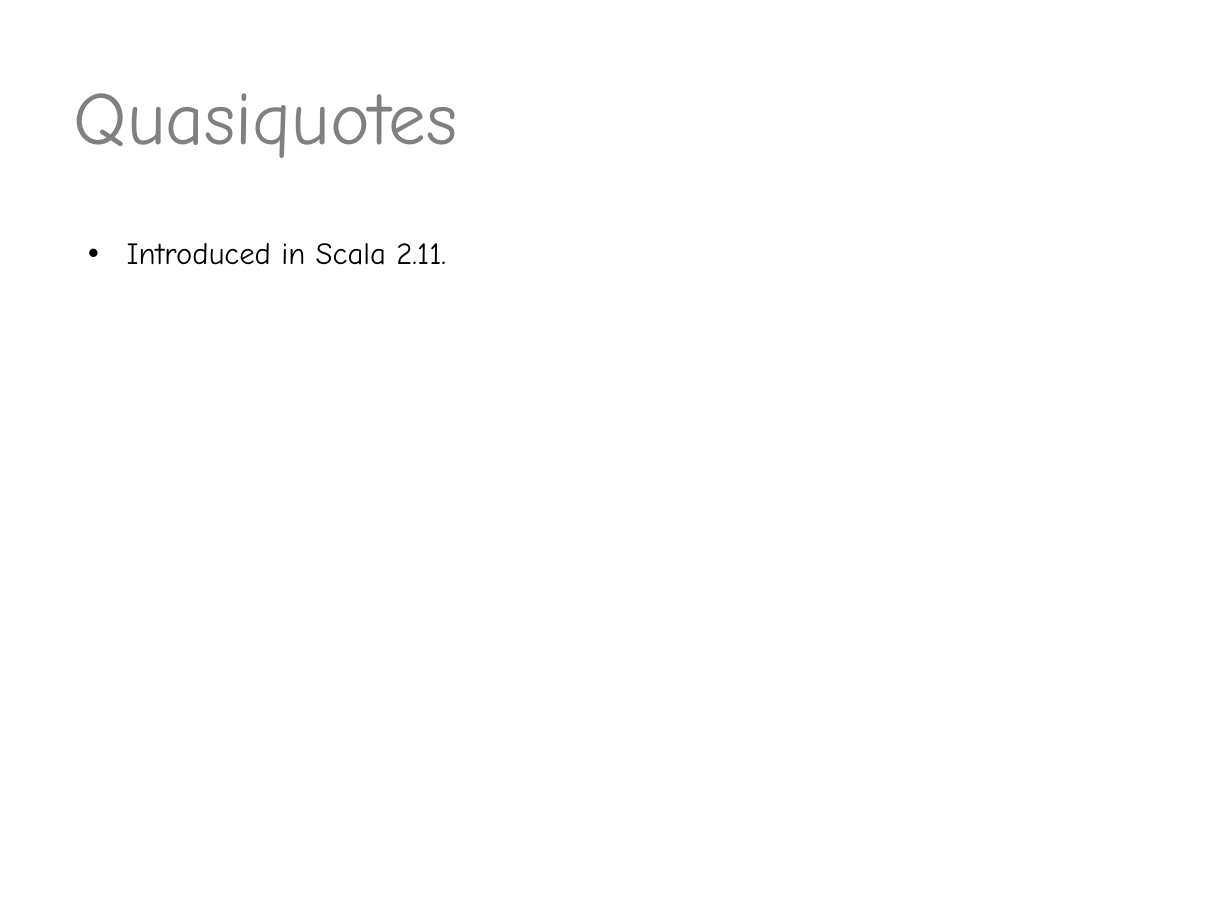
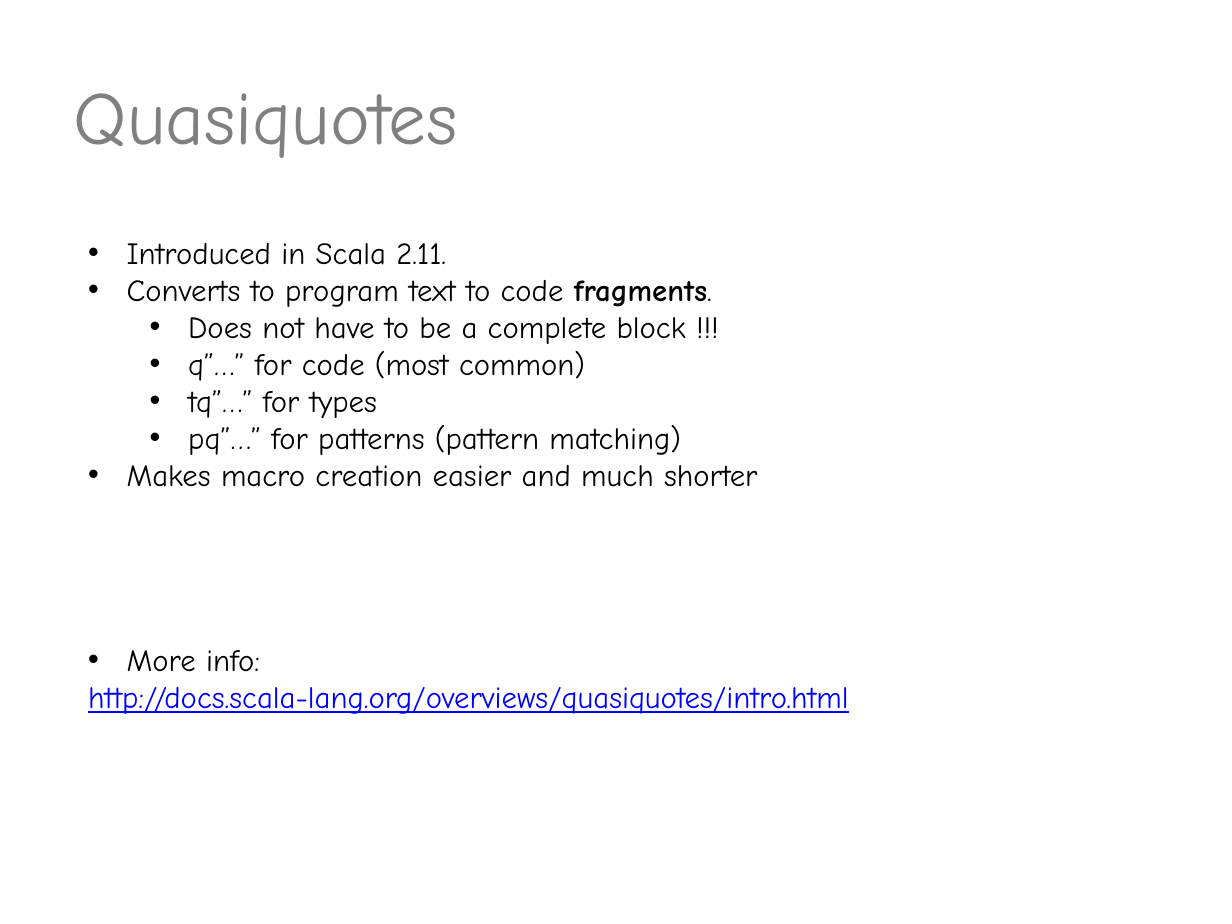
Before and after one commit to valdisxp1/scala-metaprograming-fun, a slide deck: slide 8 of Scala_metaprogramming.pptx. Drawn at 1232x924 pixels with LibreOffice and Linux fonts; fonts in the diff are those of the drawing. Boxes give left, top, right and bottom in pixels: in the first picture for what was removed or moved away, otherwise in the second. Text is boxed around its words. In the diff, an @@ line names an element or a change of style, - is before the commit and + after.

Commit message:
qousiqoutes

```diff
--- a/Scala_metaprogramming.pptx
+++ b/Scala_metaprogramming.pptx
@@ text at (88,280,849,714): paragraphs added @@
+• Converts to program text to code fragments.
+  • Does not have to be a complete block !!!
+  • q”…” for code (most common)
+  • tq”…” for types
+  • pq”…” for patterns (pattern matching)
+• Makes macro creation easier and much shorter
+• More info:
+http://docs.scala-lang.org/overviews/quasiquotes/intro.html
```
